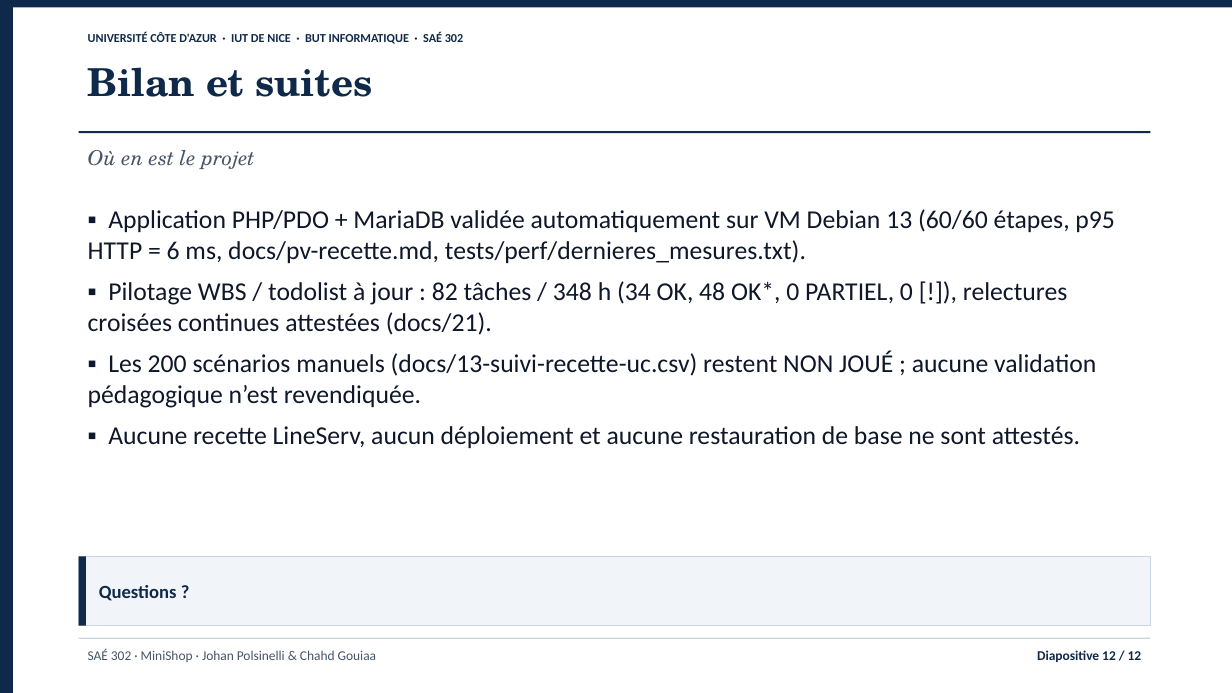
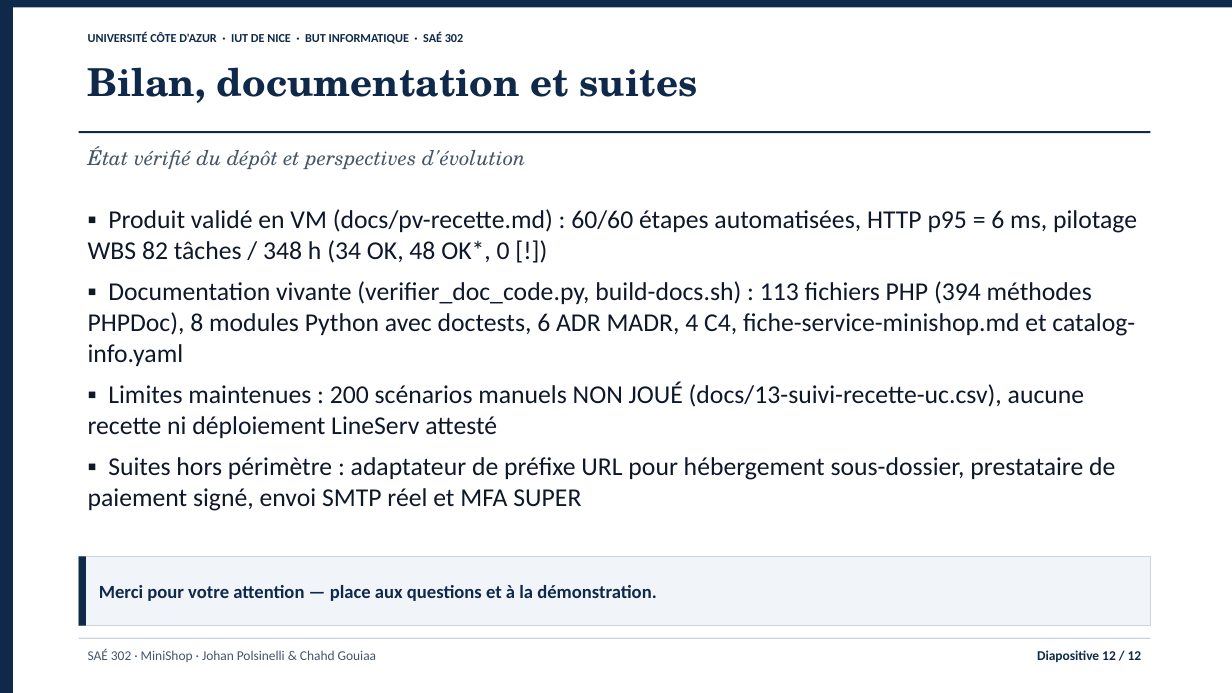
Before and after one commit to jojo8356/SAE-302, a slide deck: slide 12 of livrables/minishop-soutenance.pptx. Drawn at 1232x693 pixels with LibreOffice and Linux fonts; fonts in the diff are those of the drawing. Boxes give left, top, right and bottom in pixels: in the first picture for what was removed or moved away, otherwise in the second. Text is boxed around its words. In the diff, an @@ line names an element or a change of style, - is before the commit and + after.

Commit message:
docs: recrée les diapositives de soutenance d'après le code réel

```diff
--- a/livrables/minishop-soutenance.pptx
+++ b/livrables/minishop-soutenance.pptx
@@ text at (88, 67, 698, 103): text changed @@
-Bilan et suites
+Bilan, documentation et suites
@@ text at (88, 146, 526, 169): text changed @@
-Où en est le projet
+État vérifié du dépôt et perspectives d'évolution
@@ text at (88, 209, 1137, 511): text changed @@
-▪ Application PHP/PDO + MariaDB validée automatiquement sur VM Debian 13 (60/60 étapes, p95 HTTP = 6 ms, docs/pv-recette.md, tests/perf/dernieres_mesures.txt).
-▪ Pilotage WBS / todolist à jour : 82 tâches / 348 h (34 OK, 48 OK*, 0 PARTIEL, 0 [!]), relectures croisées continues attestées (docs/21).
-▪ Les 200 scénarios manuels (docs/13-suivi-recette-uc.csv) restent NON JOUÉ ; aucune validation pédagogique n’est revendiquée.
-▪ Aucune recette LineServ, aucun déploiement et aucune restauration de base ne sont attestés.
+▪ Produit validé en VM (docs/pv-recette.md) : 60/60 étapes automatisées, HTTP p95 = 6 ms, pilotage WBS 82 tâches / 348 h (34 OK, 48 OK*, 0 [!])
+▪ Documentation vivante (verifier_doc_code.py, build-docs.sh) : 113 fichiers PHP (394 méthodes PHPDoc), 8 modules Python avec doctests, 6 ADR MADR, 4 C4, fiche-service-minishop.md et catalog-info.yaml
+▪ Limites maintenues : 200 scénarios manuels NON JOUÉ (docs/13-suivi-recette-uc.csv), aucune recette ni déploiement LineServ attesté
+▪ Suites hors périmètre : adaptateur de préfixe URL pour hébergement sous-dossier, prestataire de paiement signé, envoi SMTP réel et MFA SUPER
@@ text in rectangle at (99, 585, 656, 601): text changed @@
-Questions ?
+Merci pour votre attention — place aux questions et à la démonstration.
```
Also in this commit, not shown: 11 other slides changed, 5 other files.
